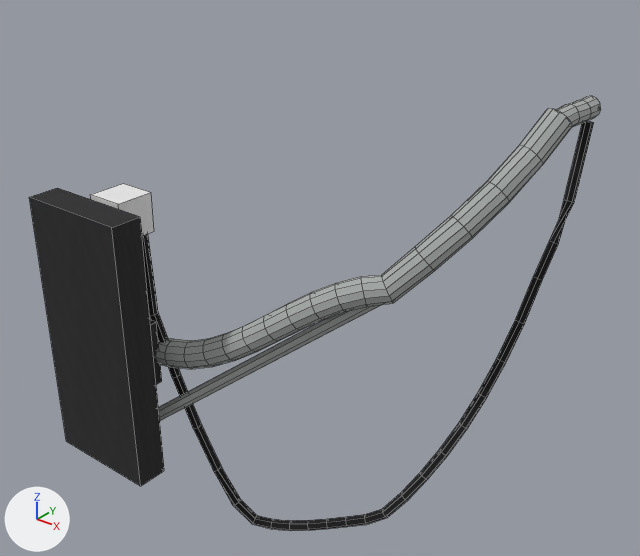
The OBJ model src/main/resources/assets/realgrid/models/block/pole_light_mount/arm_2_right_wired.obj: old version first, new version second.
The view is the same before and after, from a 50 mm camera at (2.51, -2.38, 1.86) aimed at (0.93, -0.4, 0.63). Every picture has the same lights, and +X, +Y and +Z are marked at lower left. The picture after the commit comes second. Mesh edges are drawn as thin lines. Where no turn or scale is listed for an object, it has been applied to the vertices. Vertices at exactly the same position are counted once.

Before the edit, the objects in view are built like this:
```python
me_pole_light_mount_2_right_wired = bpy.data.meshes.new('pole_light_mount_2_right_wired')
me_pole_light_mount_2_right_wired.from_pydata(...)  # 476 vertices, 443 faces; spans x 0.312..1.534, y -1.0..0.204, z -0.224..1.19
# faces by material slot: [30, 261, 6, 146]
me_pole_light_mount_2_right_wired.materials.append(mat_clamp)  # picture img_pole_light_mount_clamp
me_pole_light_mount_2_right_wired.materials.append(mat_metal)  # picture img_pole_light_mount_metal
me_pole_light_mount_2_right_wired.materials.append(mat_porcelain)  # its picture is missing
me_pole_light_mount_2_right_wired.materials.append(mat_cable)  # picture img_pole_light_mount_cable
ob_pole_light_mount_2_right_wired = bpy.data.objects.new('pole_light_mount_2_right_wired', me_pole_light_mount_2_right_wired)
ob_pole_light_mount_2_right_wired.location = (0.0, 0.0, 0.0)
```
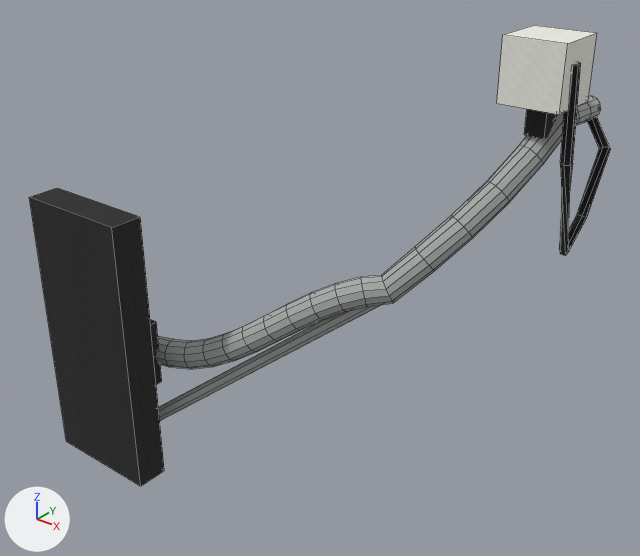
What the commit changed:
me_pole_light_mount_2_right_wired is used by ob_pole_light_mount_2_right_wired; location (0.0, 0.0, 0.0).
me_pole_light_mount_2_right_wired had 476 vertices, 443 faces and spanned x 0.312..1.534, y -1.0..0.204, z -0.224..1.19.
me_pole_light_mount_2_right_wired now has 364 vertices, 329 faces and spans x 0.312..1.603, y -1.0..0.201, z 0.063..1.405.
me_pole_light_mount_2_right_wired part 1: a new loose piece, a box spanning x 1.431..1.493, y -0.1..-0.037, z 1.124..1.218, in mat_clamp (picture img_pole_light_mount_clamp).
me_pole_light_mount_2_right_wired part 2: a new loose piece, a box spanning x 1.368..1.556, y -0.162..0.025, z 1.218..1.405, in mat_porcelain (its picture is missing).
me_pole_light_mount_2_right_wired part 3: a new loose piece of 36 vertices spanning x 1.488..1.603, y -0.113..0.201, z 0.768..1.344, in mat_cable (picture img_pole_light_mount_cable).
me_pole_light_mount_2_right_wired part 4: the loose piece of 150 vertices spanning x 0.486..1.515, y -0.799..0.204, z -0.224..1.116 is deleted.
me_pole_light_mount_2_right_wired part 5: the loose piece of 8 vertices spanning x 0.438..0.562, y -0.875..-0.75, z 0.813..0.938 is deleted.
Other edits to the shape of me_pole_light_mount_2_right_wired do not show in these pictures.

What differs and where, as boxes (x1, y1, x2, y2) in the pictures (640 x 556 px):
'pole_light_mount_2_right_wired', reshaped
    before: (29, 96, 601, 531)
    after: (29, 25, 611, 486)
part 1 of me_pole_light_mount_2_right_wired, added
    after: (524, 109, 556, 139)
part 2 of me_pole_light_mount_2_right_wired, added
    after: (497, 25, 597, 115)
part 3 of me_pole_light_mount_2_right_wired, added
    after: (559, 62, 611, 256)
part 4 of me_pole_light_mount_2_right_wired, deleted
    before: (142, 121, 594, 531)
part 5 of me_pole_light_mount_2_right_wired, deleted
    before: (91, 183, 154, 236)
